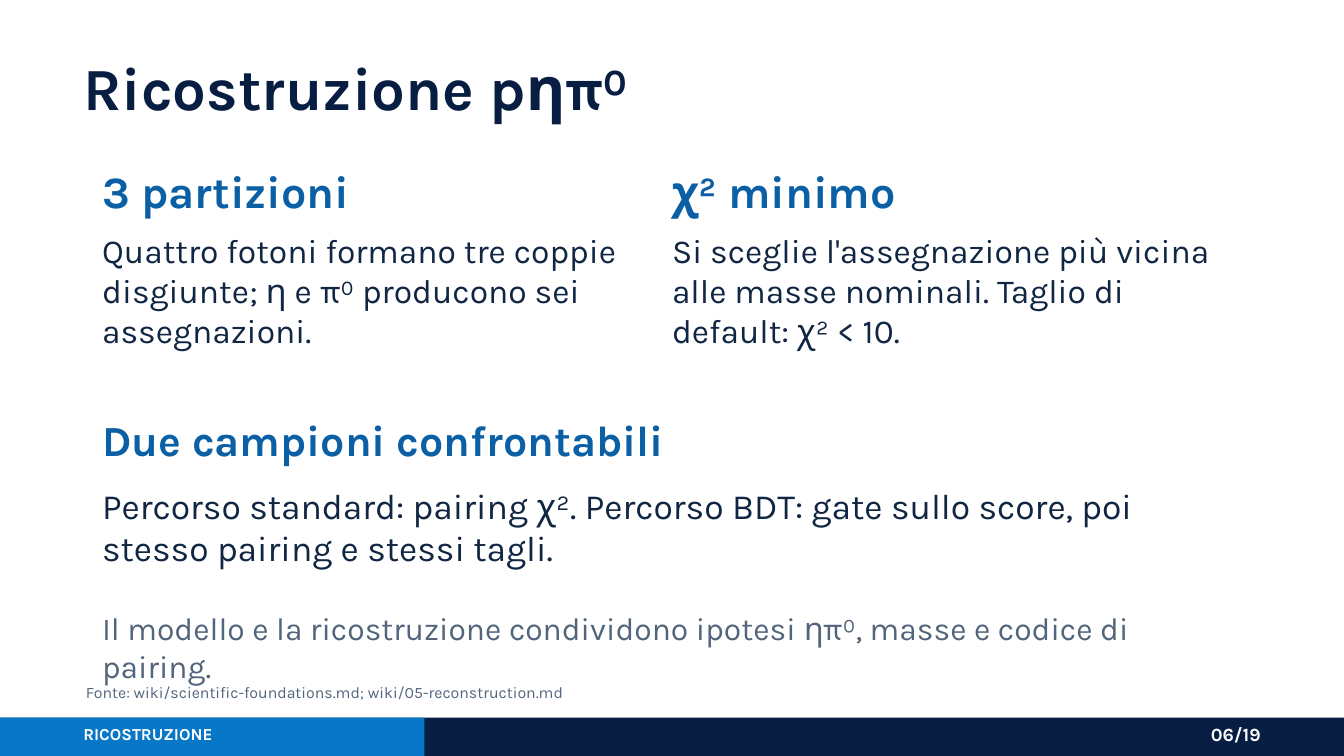
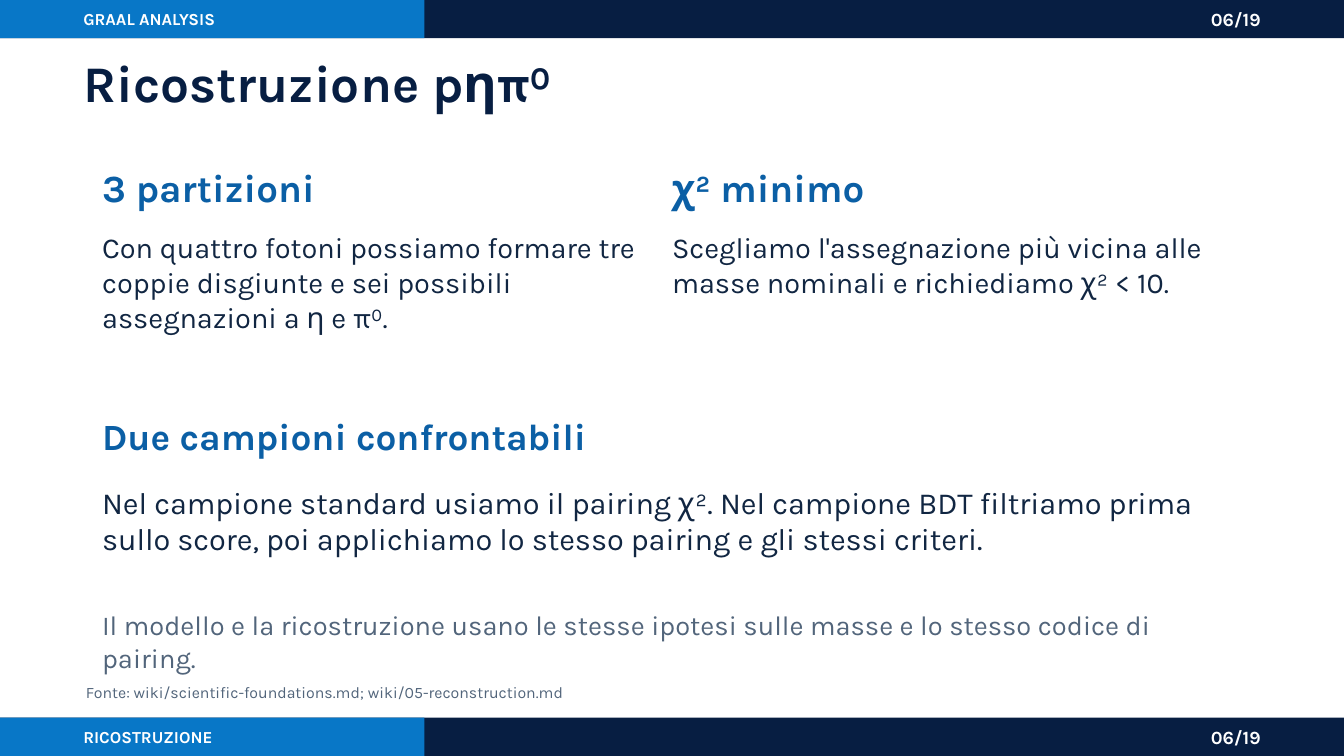
Before and after one commit to AntoninoFulci/GRAAL_Analysis, a slide deck: slide 6 of presentations/graal_analysis_framework_asimmetrie.pptx. Drawn at 1344x756 pixels with LibreOffice and Linux fonts; fonts in the diff are those of the drawing. Boxes give left, top, right and bottom in pixels: in the first picture for what was removed or moved away, otherwise in the second. Text is boxed around its words. In the diff, an @@ line names an element or a change of style, - is before the commit and + after.

Commit message:
docs: polish GRAAL presentation typography and copy

```diff
--- a/presentations/graal_analysis_framework_asimmetrie.pptx
+++ b/presentations/graal_analysis_framework_asimmetrie.pptx
@@ rectangle added at (0,0,1344,38), fill #071E42 @@
@@ rectangle added at (0,0,425,38), fill #0877C7 @@
@@ text added at (83,14,215,26), 9 pt, text #FFFFFF, bold @@
+GRAAL ANALYSIS
@@ text added at (1211,12,1261,28), 10 pt, text #FFFFFF, bold @@
+06/19
@@ text "Ricostruzione pηπ⁰" at (83,65,419,103): size 32 to 27.5 pt @@
@@ text "3 partizioni" at (102,174,315,211): size 24 to 20.6 pt @@
@@ text "χ² minimo" at (720,174,864,203): size 24 to 20.6 pt @@
@@ text at (102,238,635,335): text changed; size 18 to 15.5 pt @@
-Quattro fotoni formano tre coppie disgiunte; η e π⁰ producono sei assegnazioni.
+Con quattro fotoni possiamo formare tre coppie disgiunte e sei possibili assegnazioni a η e π⁰.
@@ text at (672,236,1202,294): text changed; size 18 to 15.5 pt @@
-Si sceglie l'assegnazione più vicina alle masse nominali. Taglio di default: χ² < 10.
+Scegliamo l'assegnazione più vicina alle masse nominali e richiediamo χ² < 10.
@@ text "Due campioni confrontabili" at (102,423,586,459): size 23 to 19.8 pt @@
@@ text at (102,493,1192,558): text changed; size 19 to 16.3 pt @@
-Percorso standard: pairing χ². Percorso BDT: gate sullo score, poi stesso pairing e stessi tagli.
+Nel campione standard usiamo il pairing χ². Nel campione BDT filtriamo prima sullo score, poi applichiamo lo stesso pairing e gli stessi criteri.
@@ text at (102,616,1150,675): text changed; size 17 to 14.6 pt @@
-Il modello e la ricostruzione condividono ipotesi ηπ⁰, masse e codice di pairing.
+Il modello e la ricostruzione usano le stesse ipotesi sulle masse e lo stesso codice di pairing.
@@ text "RICOSTRUZIONE" at (83,732,212,744): vertical alignment top to middle @@
@@ text "06/19" at (1211,730,1261,746): vertical alignment top to middle @@
```
Also in this commit, not shown: 18 other slides changed, 2 other files.
